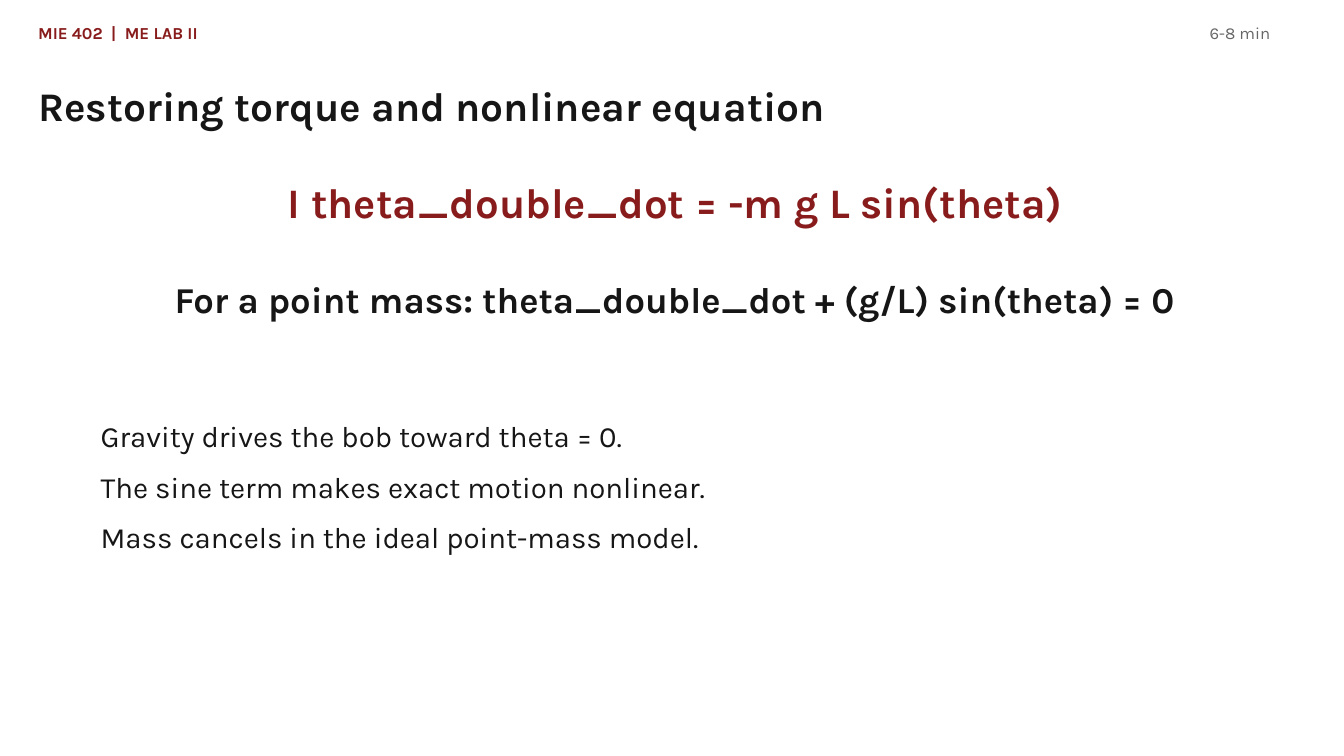
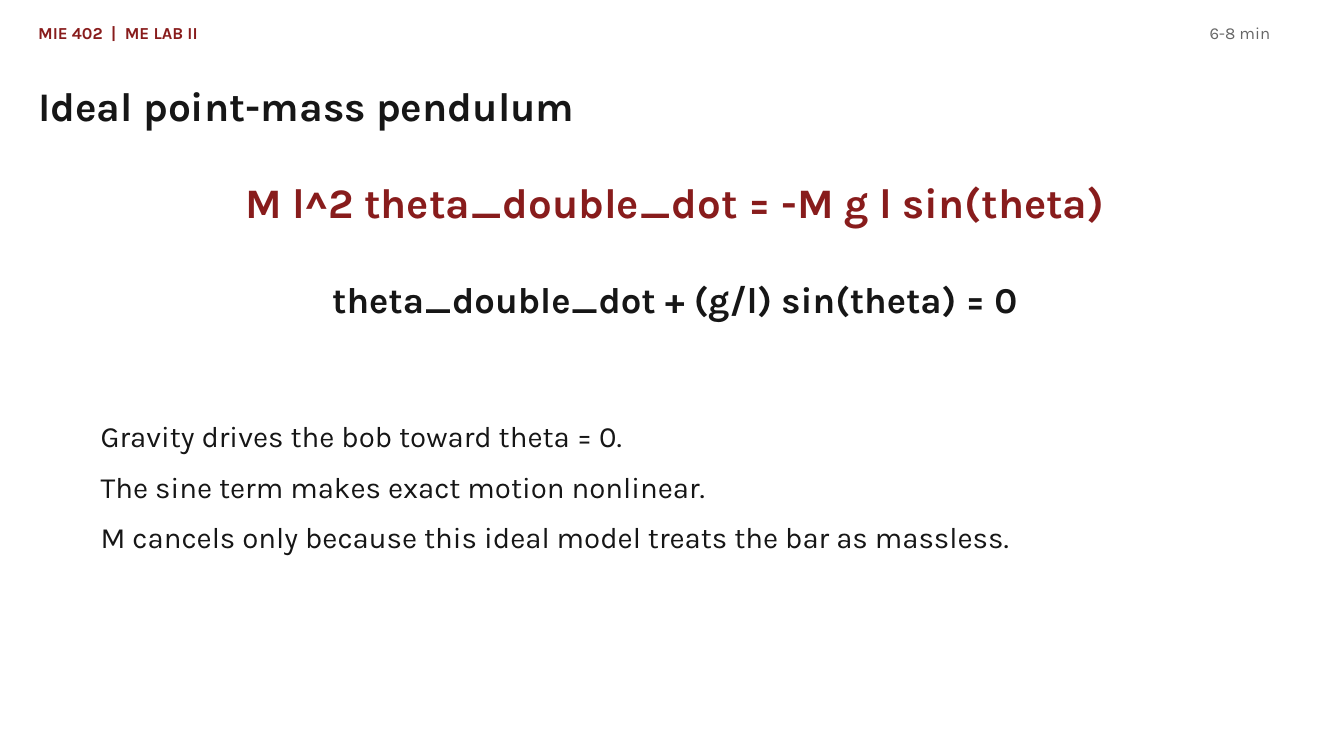
Before and after one commit to Ehsan-Roohi/MIE402-Lab, a slide deck: slide 4 of site/docs/MIE402_Lecture03_Single_Pendulum_PreLab2_Fall2026.pptx. Drawn at 1344x756 pixels with LibreOffice and Linux fonts; fonts in the diff are those of the drawing. Boxes give left, top, right and bottom in pixels: in the first picture for what was removed or moved away, otherwise in the second. Text is boxed around its words. In the diff, an @@ line names an element or a change of style, - is before the commit and + after.

```diff
--- a/site/docs/MIE402_Lecture03_Single_Pendulum_PreLab2_Fall2026.pptx
+++ b/site/docs/MIE402_Lecture03_Single_Pendulum_PreLab2_Fall2026.pptx
@@ text at [38,92,574,131]: text changed @@
-Restoring torque and nonlinear equation
+Ideal point-mass pendulum
@@ text at [246,186,1105,229]: text changed @@
-I theta_double_dot = -m g L sin(theta)
+M l^2 theta_double_dot = -M g l sin(theta)
@@ text at [332,285,1017,322]: text changed @@
-For a point mass: theta_double_dot + (g/L) sin(theta) = 0
+theta_double_dot + (g/l) sin(theta) = 0
@@ text at [101,528,1009,556]: text changed @@
-Mass cancels in the ideal point-mass model.
+M cancels only because this ideal model treats the bar as massless.
```
Also in this commit, not shown: 18 other slides changed, 2 slides added, 1 slide removed, 7 other files.
